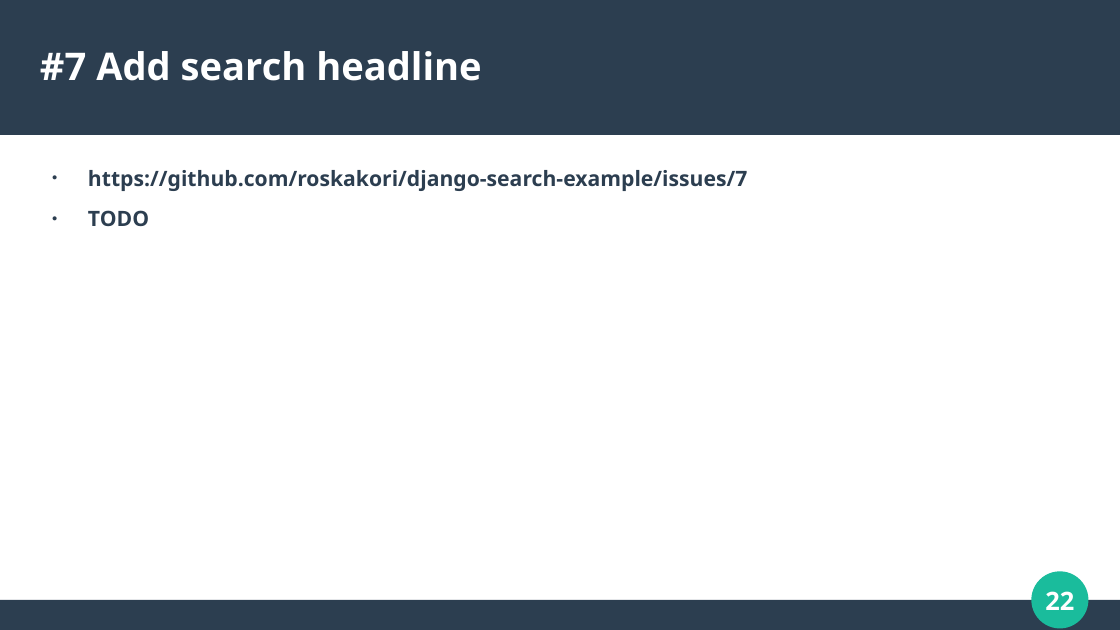
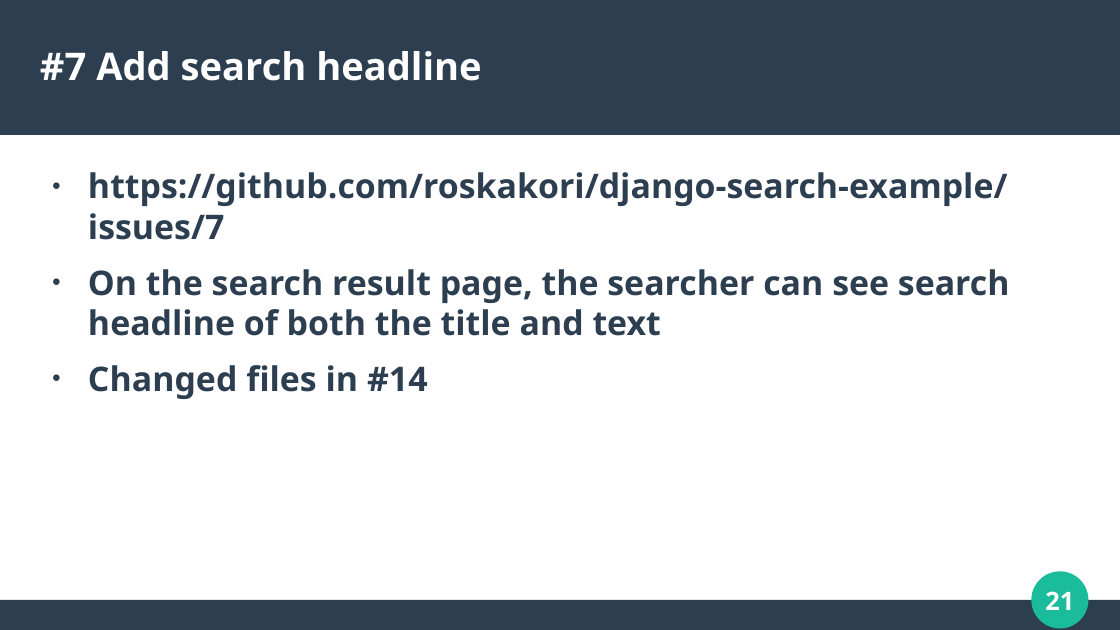
Before and after one commit to roskakori/django-search-example, a slide deck: slide 21 of Full text search with Django and PostgreSQL.odp (slide 22 before the commit). Drawn at 1120x630 pixels with LibreOffice and Linux fonts; fonts in the diff are those of the drawing. Boxes give left, top, right and bottom in pixels: in the first picture for what was removed or moved away, otherwise in the second. Text is boxed around its words. In the diff, an @@ line names an element or a change of style, - is before the commit and + after.

Commit message:
Add links to issues and changed files.

```diff
--- a/Full text search with Django and PostgreSQL.odp
+++ b/Full text search with Django and PostgreSQL.odp
@@ text removed at bbox=[88, 170, 747, 226] @@
-● https://github.com/roskakori/django-search-example/issues/7
-● TODO
@@ text added at bbox=[88, 172, 1010, 399], 24 pt, text #2C3E50, bold @@
+● https://github.com/roskakori/django-search-example/issues/7
+● On the search result page, the searcher can see search headline of both the title and text
+● Changed files in #14
@@ page number at bbox=[1045, 591, 1074, 610]: text changed @@
-22
+21
```
Also in this commit, not shown: 10 other slides changed, 1 slide removed.
